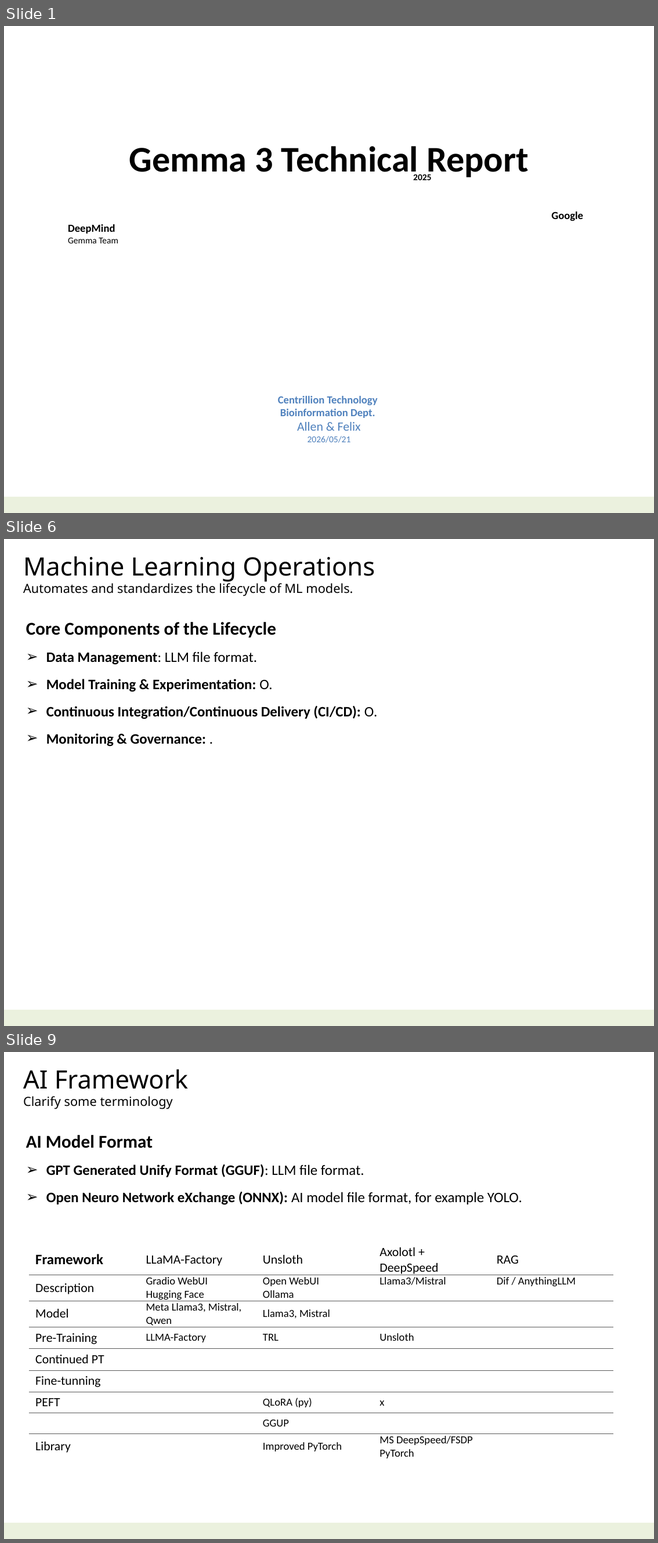
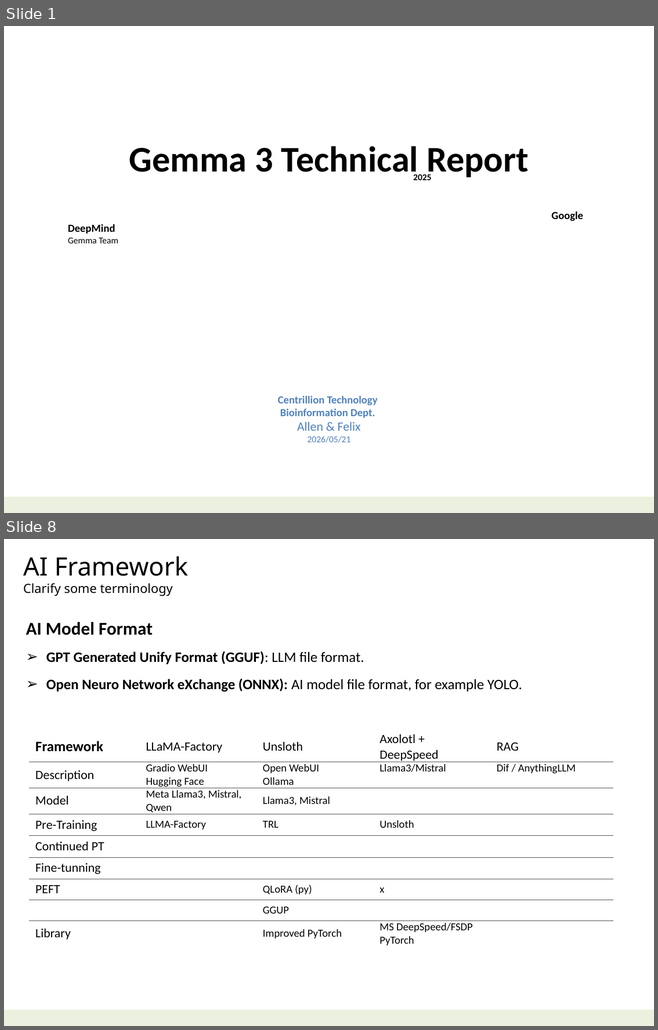
Before and after one commit to navibator/crazy-ai, a slide deck: ai-gemma.pptx. Shown one above the other, each under a label of ours: slides 1, 6 and 9 before the commit, slides 1 and 8 after it; the slides between them are not shown. The pictures are 658x1543 and 658x1030 pixels, drawn with LibreOffice and Linux fonts; fonts in the diff are those of the drawing. Boxes give left, top, right and bottom in pixels: in the first picture for what was removed or moved away, otherwise in the second. Text is boxed around its words. In the diff, an @@ line names an element or a change of style, - is before the commit and + after.

```diff
--- a/ai-gemma.pptx
+++ b/ai-gemma.pptx
@@ slide 6 removed at bbox=[4, 539, 654, 1026], background #FFFFFF; not listed: 1 template element that a slide beside it also shows @@
@@ text removed at bbox=[23, 556, 375, 596] @@
-Machine Learning Operations
-Automates and standardizes the lifecycle of ML models.
@@ text removed at bbox=[26, 622, 377, 747] @@
-Core Components of the Lifecycle
-➢ Data Management: LLM file format.
-➢ Model Training & Experimentation: O.
-➢ Continuous Integration/Continuous Delivery (CI/CD): O.
-➢ Monitoring & Governance: .
@@ what was slide 9 is now slide 8 @@
```
Also in this commit, not shown: 5 slides changed, 2 slides added, 2 other slides removed, 1 other file.
